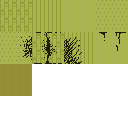
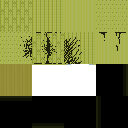
Comparing the layer stacks of the two 128px x 128px images. Changes:
added layer "ceiling_blank.png" above "ceiling_light.png" over [32, 64, 64, 65]
added layer "ceiling_light.png" above "behind_wall_up.png" over [64, 64, 96, 65]
added layer "behind_wall_up.png" above "behind_wall_down.png" over [32, 96, 64, 128]
added layer "behind_wall_down.png" above "behind_wall_void.png" over [0, 96, 32, 128]
added layer "behind_wall_void.png" above "behind_wall_left.png" over [64, 96, 96, 128]
added layer "behind_wall_left.png" above "behind_wall_right.png" over [96, 64, 128, 96]
added layer "behind_wall_right.png" over [96, 96, 128, 128]
